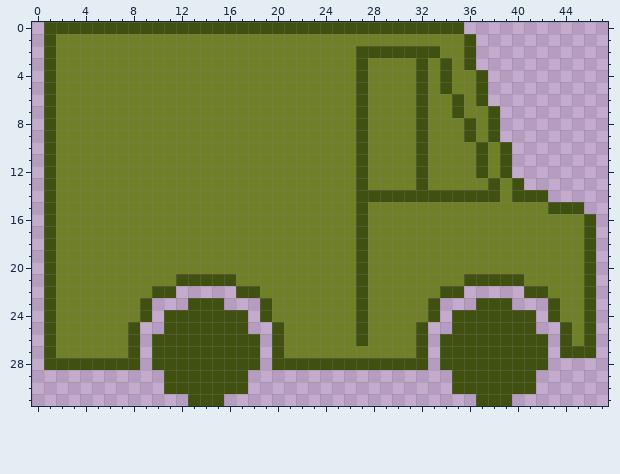
File history of a pixel-art sprite, Delivery/Delivery/Content/truck.png. Above is the file before it was changed.
The file is 48x32 pixels.
The same view after the edit:
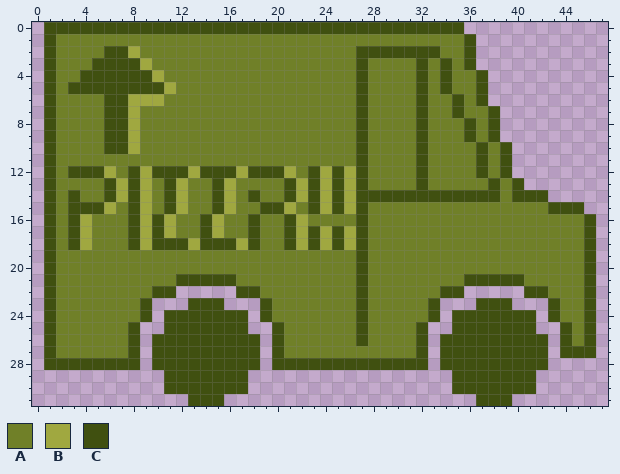
Palette (. is transparent): A #708028  B #a0a840  C #405010
Diff:
The author changed colour A to colour B in row 2 at x 8; in row 3 at x 9; in row 4 at x 10; in row 5 at x 11; in row 6 at x 8 to 10; in rows 7 to 10 at x 8.
The author changed colour A to colour B in row 12 at x 6, 9, 13, 17, 21, 24 and 26; in rows 13 to 14 at x 7, 9, 12, 16, 22, 24 and 26; in row 15 at x 6, 9, 12, 16, 21, 24 and 26; in row 16 at x 4, 9, 11, 15 and 22; in row 17 at x 4, 9, 11, 15, 22, 24 and 26; in row 18 at x 4, 9, 13, 17, 22, 24 and 26.
The author changed colour A to colour C in row 2 at x 6 to 7; in row 3 at x 5 to 8; in row 4 at x 4 to 9; in row 5 at x 3 to 10; in rows 6 to 10 at x 6 to 7; in row 12 at x 3 to 5, 8, 10 to 12, 14 to 16, 18 to 20, 23 and 25.
The author changed colour A to colour C in row 13 at x 6, 8, 11, 15, 21, 23 and 25; in row 14 at x 3, 6, 8, 11, 15, 18, 21, 23 and 25; in row 15 at x 3 to 5, 8, 11, 15, 19 to 20, 23 and 25; in row 16 at x 3, 8, 10, 14, 18 and 21; in row 17 at x 3, 8, 10, 14, 18, 21, 23 and 25; in row 18 at x 3, 8, 10 to 12, 14 to 16, 18, 21, 23 and 25.
Boxes around the changes in both pictures, in picture pixels (x1, y1, x2, y2):
changed: (68, 46, 356, 250)
